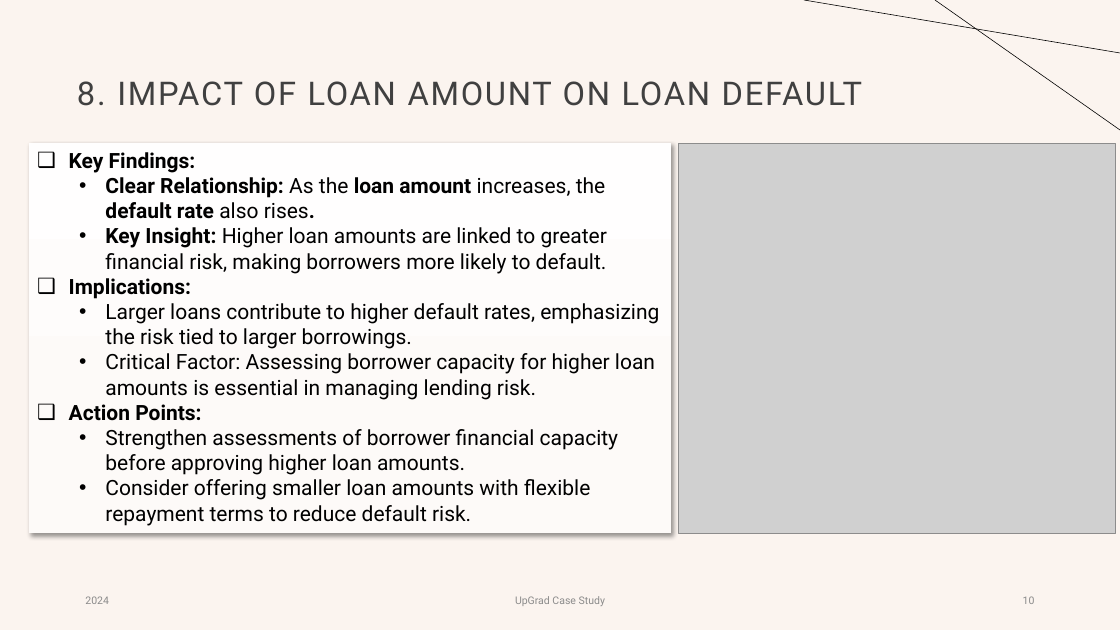
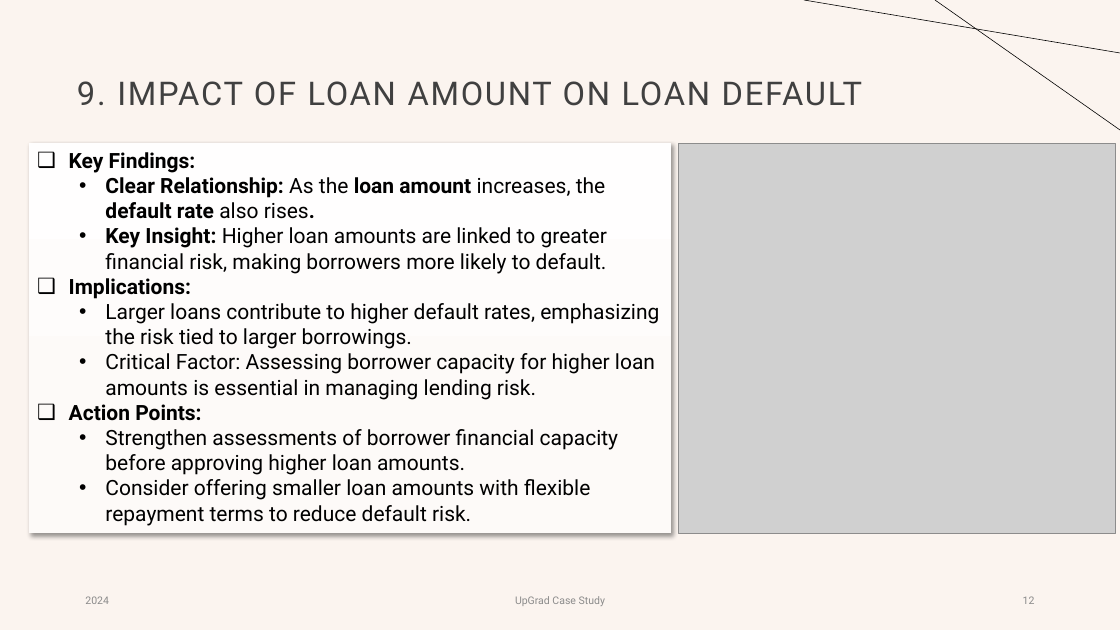
Before and after one commit to gowthambavireddy/LendingClubPratice, a slide deck: slide 12 of Lending Club Case study.pptx (slide 10 before the commit). Drawn at 1120x630 pixels with LibreOffice and Linux fonts; fonts in the diff are those of the drawing; grey boxes stand for pictures. Boxes give left, top, right and bottom in pixels: in the first picture for what was removed or moved away, otherwise in the second. Text is boxed around its words. In the diff, an @@ line names an element or a change of style, - is before the commit and + after.

```diff
--- a/Lending Club Case study.pptx
+++ b/Lending Club Case study.pptx
@@ title at (x1=77, y1=81, x2=863, y2=106): text changed @@
-8. IMPACT OF LOAN AMOUNT ON LOAN DEFAULT
+9. IMPACT OF LOAN AMOUNT ON LOAN DEFAULT
@@ page number at (x1=1023, y1=596, x2=1035, y2=604): text changed @@
-10
+12
```
Also in this commit, not shown: 9 other slides changed, 6 slides added.
